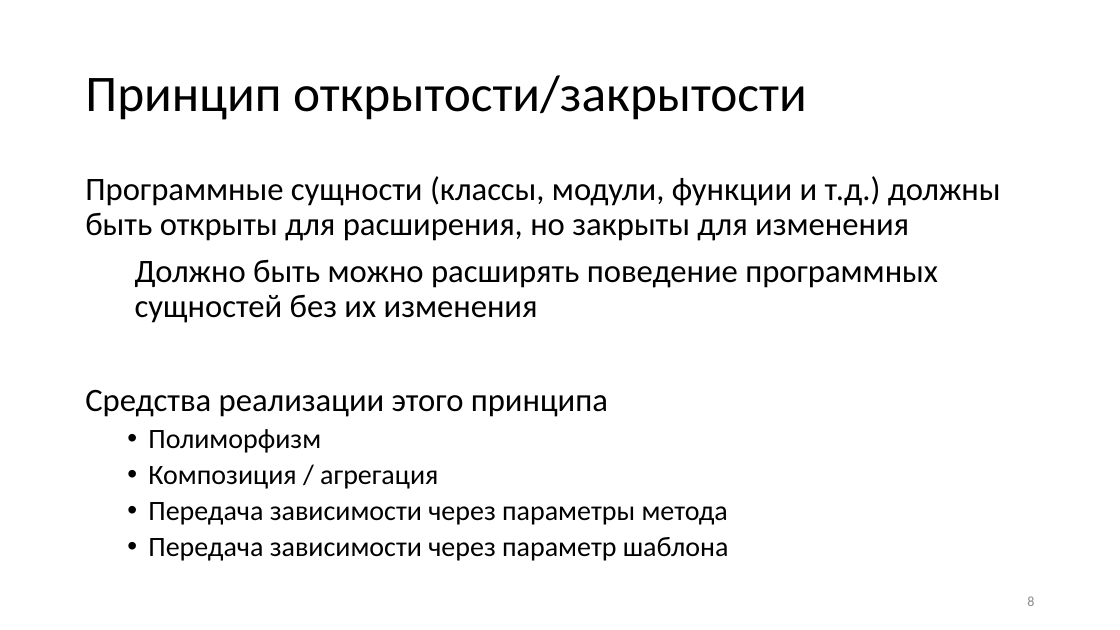
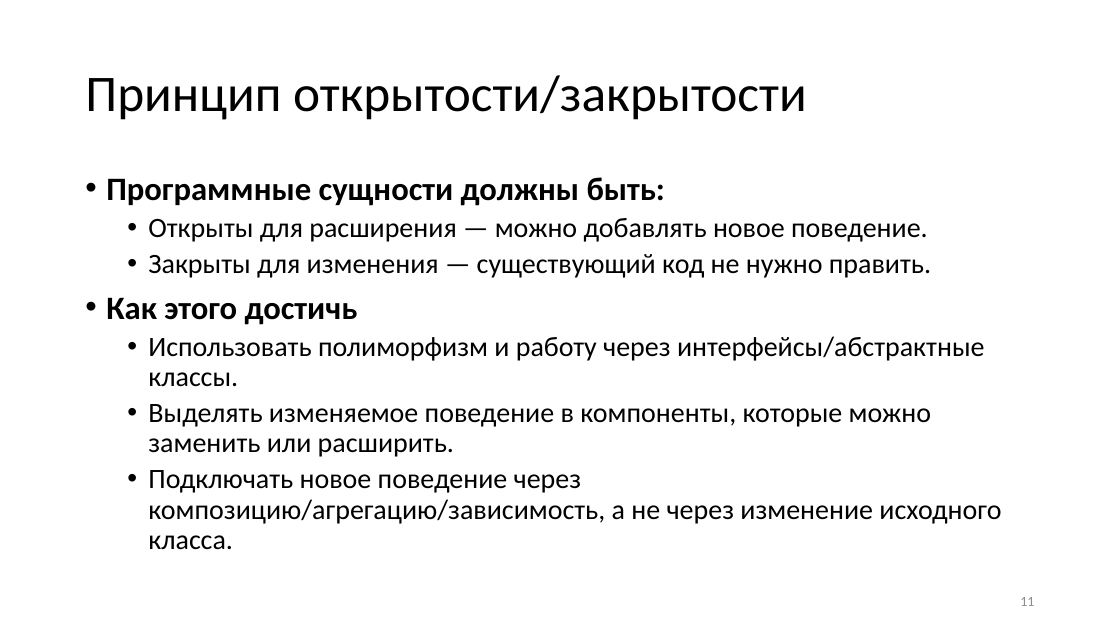
Before and after one commit to alexey-malov/ood, a slide deck: slide 11 of lectures/18.solid/Принципы SOLID.pptx (slide 8 before the commit). Drawn at 1120x630 pixels with LibreOffice and Linux fonts; fonts in the diff are those of the drawing. Boxes give left, top, right and bottom in pixels: in the first picture for what was removed or moved away, otherwise in the second. Text is boxed around its words. In the diff, an @@ line names an element or a change of style, - is before the commit and + after.

Commit message:
Обновил лекцию по принципам SOLID

```diff
--- a/lectures/18.solid/Принципы SOLID.pptx
+++ b/lectures/18.solid/Принципы SOLID.pptx
@@ text at <box>106,177,1001,550</box>: text changed; size 28 to 24 pt @@
-Программные сущности (классы, модули, функции и т.д.) должны быть открыты для расширения, но закрыты для изменения
-Должно быть можно расширять поведение программных сущностей без их изменения
-Средства реализации этого принципа
-  • Полиморфизм
-  • Композиция / агрегация
-  • Передача зависимости через параметры метода
-  • Передача зависимости через параметр шаблона
+• Программные сущности должны быть:
+  • Открыты для расширения — можно добавлять новое поведение.
+  • Закрыты для изменения — существующий код не нужно править.
+• Как этого достичь
+  • Использовать полиморфизм и работу через интерфейсы/абстрактные классы.
+  • Выделять изменяемое поведение в компоненты, которые можно заменить или расширить.
+  • Подключать новое поведение через композицию/агрегацию/зависимость, а не через изменение исходного класса.
@@ page number at <box>1020,597,1034,606</box>: text changed @@
-8
+11
```
Also in this commit, not shown: 7 other slides changed, 33 slides added, 28 slides removed, 1 other file.
